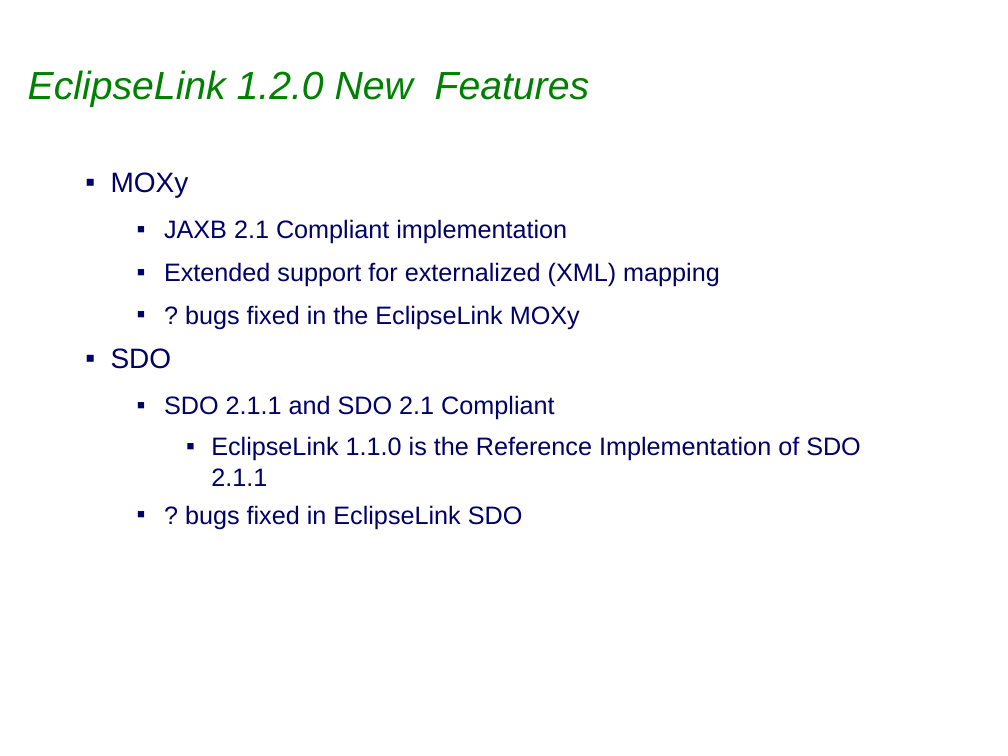
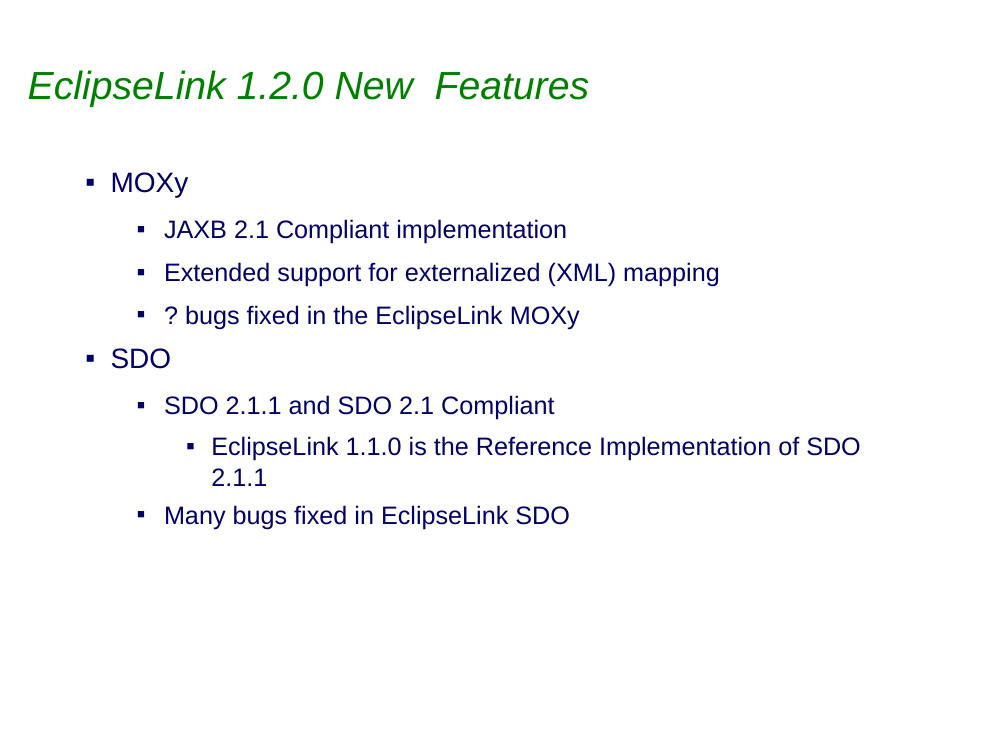
Before and after one commit to eclipse-ee4j/eclipselink, a slide deck: slide 6 of project-admin/Eclipselink_1.2.0_Release_Review.ppt. Drawn at 1008x756 pixels with LibreOffice and Linux fonts; fonts in the diff are those of the drawing; background and template pictures are left out. Boxes give left, top, right and bottom in pixels: in the first picture for what was removed or moved away, otherwise in the second. Text is boxed around its words. In the diff, an @@ line names an element or a change of style, - is before the commit and + after.

```diff
--- a/project-admin/Eclipselink_1.2.0_Release_Review.ppt
+++ b/project-admin/Eclipselink_1.2.0_Release_Review.ppt
@@ text at [164, 505, 570, 529]: text changed @@
-  ▪ ? bugs fixed in EclipseLink SDO
+  ▪ Many bugs fixed in EclipseLink SDO
```
Also in this commit, not shown: 3 other slides changed.
